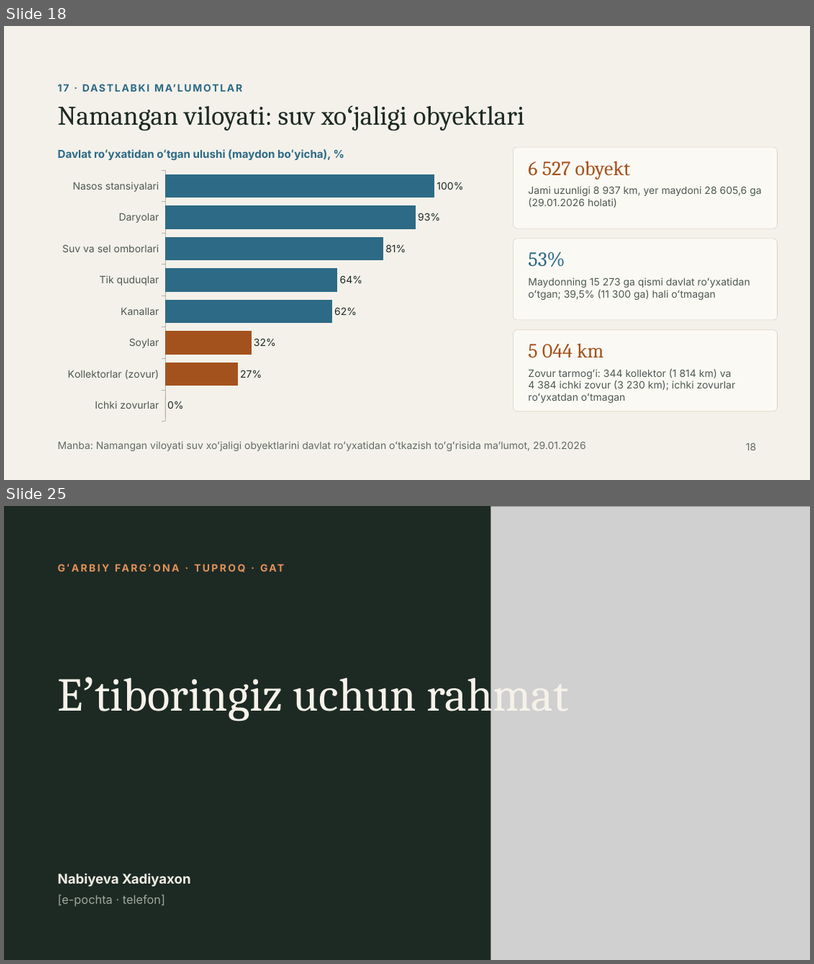
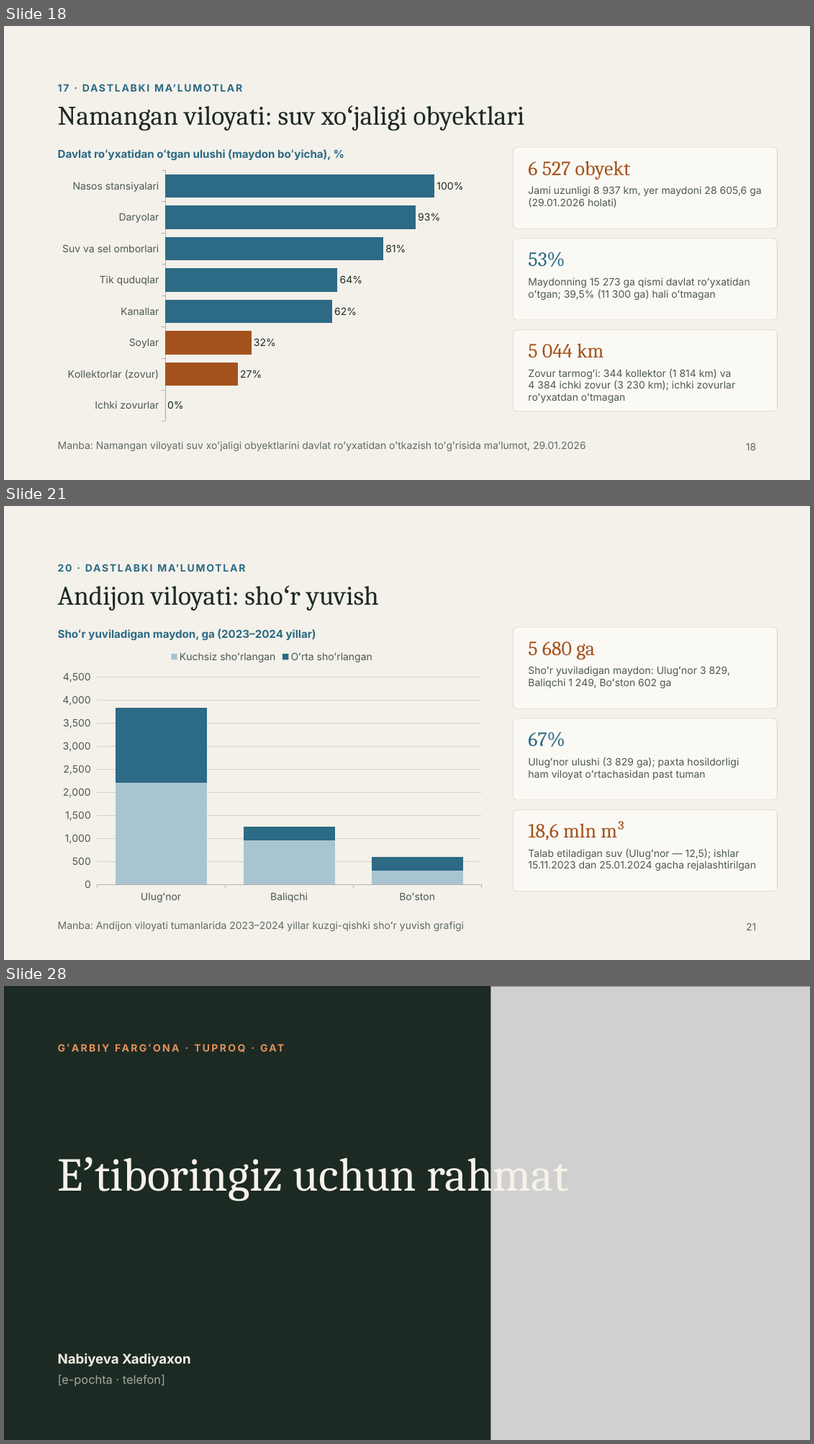
Before and after one commit to Rasuljon007/mirzohid-loyiha, a slide deck: Garbiy_Farg_ona_tuproqlari_GAT_asosida_bashoratlash.pptx. Shown one above the other, each under a label of ours: slides 18 and 25 before the commit, slides 18, 21 and 28 after it; the slides between them are not shown. The pictures are 814x964 and 814x1444 pixels, drawn with LibreOffice and Linux fonts; fonts in the diff are those of the drawing; grey boxes stand for pictures. Boxes give left, top, right and bottom in pixels: in the first picture for what was removed or moved away, otherwise in the second. Text is boxed around its words. In the diff, an @@ line names an element or a change of style, - is before the commit and + after.

```diff
--- a/Garbiy_Farg_ona_tuproqlari_GAT_asosida_bashoratlash.pptx
+++ b/Garbiy_Farg_ona_tuproqlari_GAT_asosida_bashoratlash.pptx
@@ slide 21 added at bbox=[4, 506, 810, 960], background #F4F1EA @@
@@ text added at bbox=[58, 560, 778, 576], 12 pt, text #2C6A85, bold @@
+20 · DASTLABKI MAʼLUMOTLAR
@@ title added at bbox=[58, 586, 379, 610], 32 pt, text #1D2A24 @@
+Andijon viloyati: shoʻr yuvish
@@ text added at bbox=[58, 628, 316, 641], 13 pt, text #2C6A85, bold @@
+Shoʻr yuviladigan maydon, ga (2023–2024 yillar)
@@ rounded rectangle added at bbox=[513, 627, 778, 708], fill #FBF9F4, outline #D9D2C3 0.5 pt @@
@@ column stacked chart added at bbox=[54, 644, 491, 908] @@
+categories: Ulugʻnor, Baliqchi, Boʻston
+Kuchsiz shoʻrlangan: 2200, 1000, 300
+Oʻrta shoʻrlangan: 1600, 300, 300
@@ text added at bbox=[528, 641, 595, 659], 24 pt, text #A4521D @@
+5 680 ga
@@ text added at bbox=[528, 666, 731, 688], 12 pt, text #4C5852 @@
+Shoʻr yuviladigan maydon: Ulugʻnor 3 829, Baliqchi 1 249, Boʻston 602 ga
@@ rounded rectangle added at bbox=[513, 718, 778, 800], fill #FBF9F4, outline #D9D2C3 0.5 pt @@
@@ text added at bbox=[528, 731, 565, 746], 24 pt, text #2C6A85 @@
+67%
@@ text added at bbox=[528, 757, 739, 780], 12 pt, text #4C5852 @@
+Ulugʻnor ulushi (3 829 ga); paxta hosildorligi ham viloyat oʻrtachasidan past tuman
@@ rounded rectangle added at bbox=[513, 810, 778, 891], fill #FBF9F4, outline #D9D2C3 0.5 pt @@
@@ text added at bbox=[528, 821, 625, 840], 24 pt, text #A4521D @@
+18,6 mln m³
@@ text added at bbox=[528, 848, 756, 870], 12 pt, text #4C5852 @@
+Talab etiladigan suv (Ulugʻnor — 12,5); ishlar 15.11.2023 dan 25.01.2024 gacha rejalashtirilgan
@@ text added at bbox=[58, 921, 464, 931], 12 pt, text #5F6B64 @@
+Manba: Andijon viloyati tumanlarida 2023–2024 yillar kuzgi-qishki shoʻr yuvish grafigi
@@ text added at bbox=[746, 923, 756, 930], 12 pt, text #5F6B64 @@
+21
@@ what was slide 25 is now slide 28 @@
```
Also in this commit, not shown: 7 slides changed, 2 other slides added.
